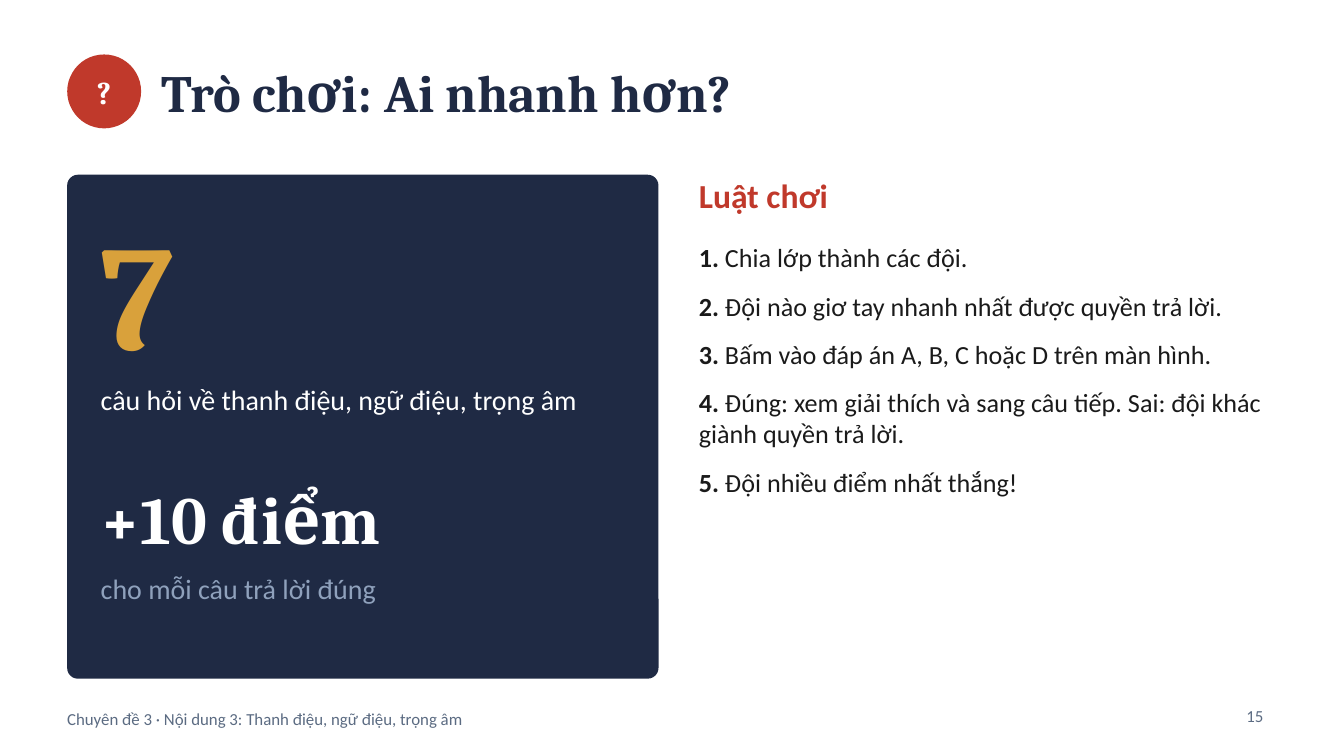
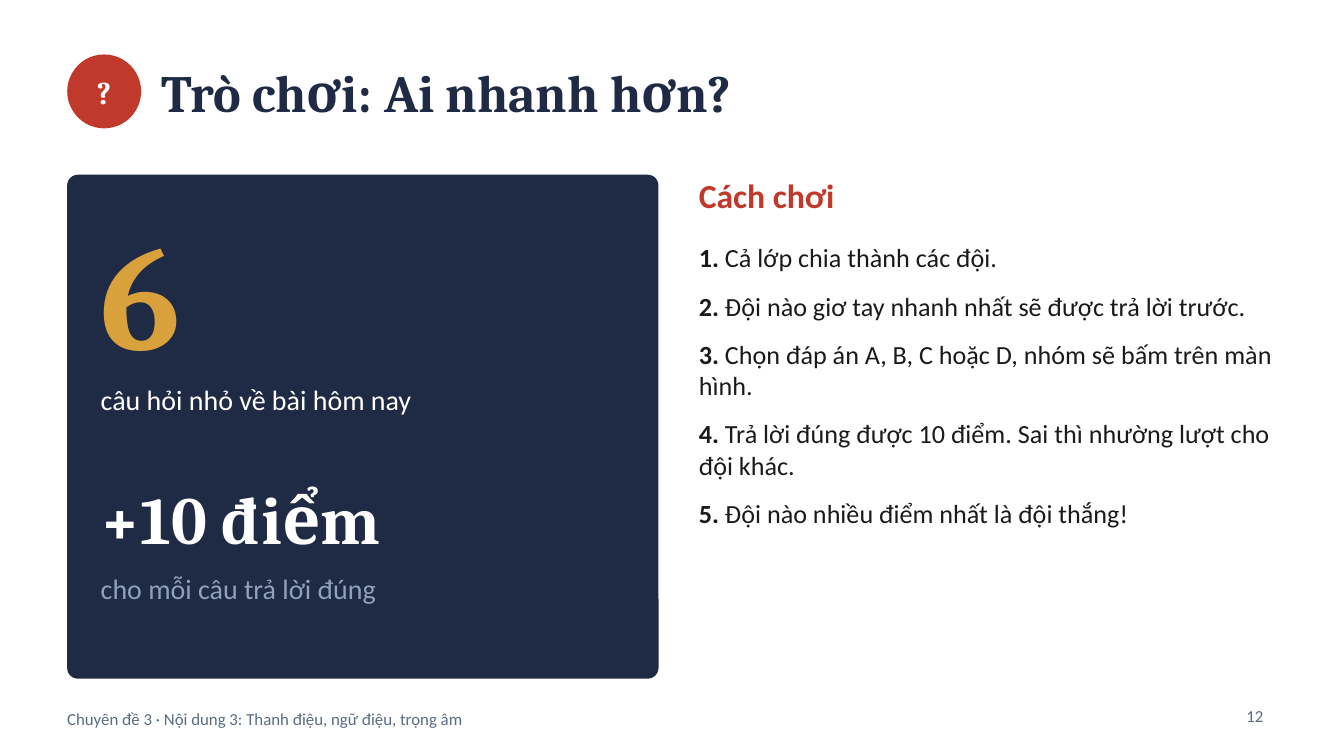
Before and after one commit to datpolime/Claude, a slide deck: slide 12 of Noi_dung_3_Thanh_dieu_ngu_dieu_trong_am.pptx (slide 15 before the commit). Drawn at 1344x756 pixels with LibreOffice and Linux fonts; fonts in the diff are those of the drawing. Boxes give left, top, right and bottom in pixels: in the first picture for what was removed or moved away, otherwise in the second. Text is boxed around its words. In the diff, an @@ line names an element or a change of style, - is before the commit and + after.

```diff
--- a/Noi_dung_3_Thanh_dieu_ngu_dieu_trong_am.pptx
+++ b/Noi_dung_3_Thanh_dieu_ngu_dieu_trong_am.pptx
@@ text at box(699, 184, 834, 209): text changed @@
-Luật chơi
+Cách chơi
@@ text at box(101, 248, 181, 351): text changed @@
-7
+6
@@ text at box(699, 249, 1271, 528): text changed @@
-1. Chia lớp thành các đội.
-2. Đội nào giơ tay nhanh nhất được quyền trả lời.
-3. Bấm vào đáp án A, B, C hoặc D trên màn hình.
-4. Đúng: xem giải thích và sang câu tiếp. Sai: đội khác giành quyền trả lời.
-5. Đội nhiều điểm nhất thắng!
+1. Cả lớp chia thành các đội.
+2. Đội nào giơ tay nhanh nhất sẽ được trả lời trước.
+3. Chọn đáp án A, B, C hoặc D, nhóm sẽ bấm trên màn hình.
+4. Trả lời đúng được 10 điểm. Sai thì nhường lượt cho đội khác.
+5. Đội nào nhiều điểm nhất là đội thắng!
@@ text at box(101, 389, 411, 415): text changed @@
-câu hỏi về thanh điệu, ngữ điệu, trọng âm
+câu hỏi nhỏ về bài hôm nay
@@ page number at box(1246, 711, 1263, 722): text changed @@
-15
+12
```
Also in this commit, not shown: 25 other slides changed, 5 slides added, 11 slides removed.
